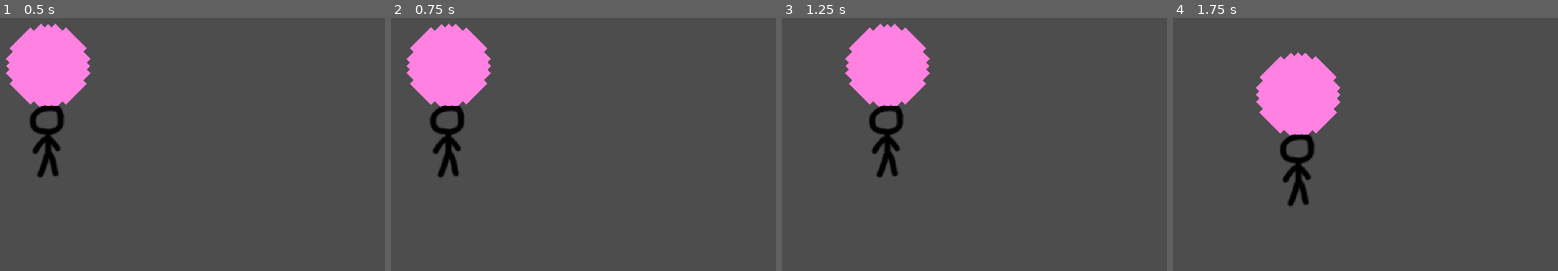
Above: before the commit, frames 1-4 (left to right).
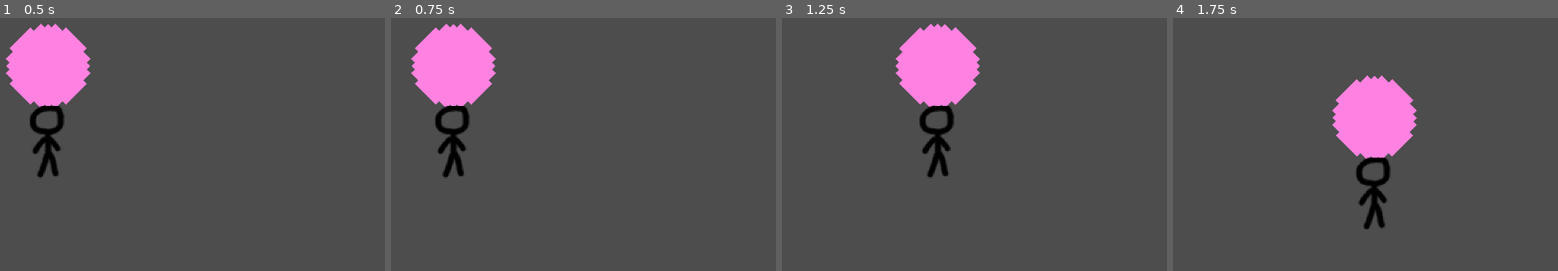
Above: after the commit, the same moments.

Repository: eagle-eye-scouter/GGJ_BubbleBlowing
Game: Godot game, scene res://src/scroll_world.tscn
The game is run twice, just before and just after one commit, with the same random seed, the same clock (stepped at 60 frames per second) and the same inputs.
Inputs:
- Up to frame 1 (0.5 s): no input
- Up to frame 2 (0.75 s): tap Enter at 0.5 s; hold D (player_right) from 0.53 s (still down)
- Up to frame 3 (1.25 s): keep holding D (player_right)
- Up to frame 4 (1.75 s): release D (player_right) at 1.28 s; hold S (player_down) from 1.28 s (still down)

Frame 1 is identical in both runs. In frame 2, 2.4% of the frame differs, in the area x 3-28%, y 2-64%; in frame 3, 10%; in frame 4, 13%, in the area x 21-64%, y 13-84%.

Commit message:
Change player to RigidBody2D

Diff:
--- a/src/player.gd
+++ b/src/player.gd
@@ -1,17 +1,16 @@
-extends Node2D
+extends RigidBody2D
 
-const HORIZONTAL_ACCELERATION : float = 1000.0
-const VERTICAL_ACCELERATION : float = 900.0
+const HORIZONTAL_ACCELERATION : float = 2000.0
+const VERTICAL_ACCELERATION : float = 1800.0
 const ACCELERATION_RATE := Vector2(HORIZONTAL_ACCELERATION, VERTICAL_ACCELERATION)
-const HORI_SPEED_MAX : float = 200
-const VERT_SPEED_MAX : float = 200
+const HORI_SPEED_MAX : float = 2000
+const VERT_SPEED_MAX : float = 2000
 const SPEED_MAX := Vector2(HORI_SPEED_MAX, VERT_SPEED_MAX)
 const INFLATE_SPEED : float = 90.0
 const DEFLATE_SPEED : float = 45.0
 const DECELLERATION : float = 0.90
 const DECCELERATION_RATE := Vector2(DECELLERATION, DECELLERATION)
 
-var velocity := Vector2(0,0)
 
 # Called when the node enters the scene tree for the first time.
 func _ready() -> void:
@@ -22,7 +21,7 @@
 func _process(delta: float) -> void:
 
 	## First, slow down the speed, so that we can push it to the max.
-	velocity *= DECCELERATION_RATE
+	linear_velocity *= DECCELERATION_RATE
 
 	## Get the raw input direction
 	var vector : Vector2 = Input.get_vector("player_left", "player_right", "player_up", "player_down")
@@ -32,9 +31,7 @@
 
 	## Piecewise multiply the vectors, to enable smoother transition to the desired direction
 	## Clamp the result to prevent excessive speed
-	velocity += (vector * ACCELERATION_RATE).clamp(-SPEED_MAX, SPEED_MAX)
+	linear_velocity = (linear_velocity + vector * ACCELERATION_RATE).clamp(-SPEED_MAX, SPEED_MAX)
 
-	## Then, have the velocity move the player node (since this script is/was Node2D)
-	self.position += velocity * delta
 
 	pass
--- a/src/player.tscn
+++ b/src/player.tscn
@@ -8,18 +8,18 @@
 radius = 26.0
 height = 118.0
 
-[node name="Player" type="Node2D"]
+[node name="Character" type="RigidBody2D"]
+gravity_scale = 0.0
+lock_rotation = true
 script = ExtResource("1_ssbc3")
 
 [node name="Bubble" parent="." instance=ExtResource("2_2mrk3")]
 position = Vector2(0, -58)
 
-[node name="Character" type="CharacterBody2D" parent="."]
-
-[node name="Icon" type="Sprite2D" parent="Character"]
+[node name="Icon" type="Sprite2D" parent="."]
 position = Vector2(0, 6)
 scale = Vector2(2, 2)
 texture = ExtResource("3_x0pwf")
 
-[node name="Collider" type="CollisionShape2D" parent="Character"]
+[node name="Collider" type="CollisionShape2D" parent="."]
 shape = SubResource("CapsuleShape2D_wox2i")
